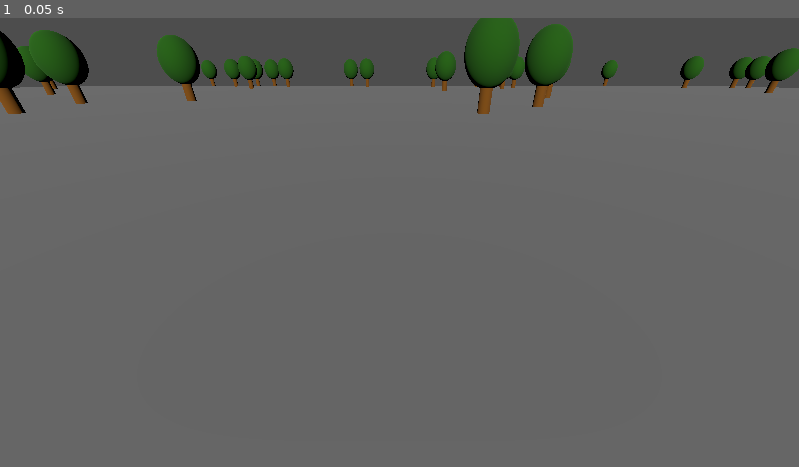
Above: before the commit, frame 1.
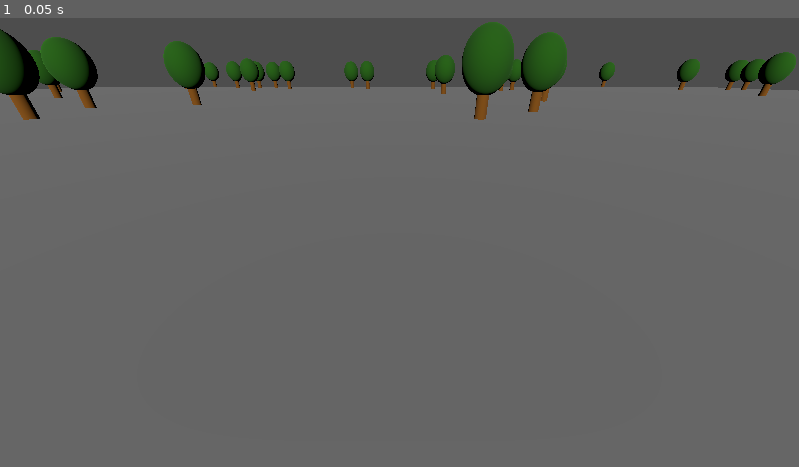
Above: after the commit, the same moment.

Repository: FablabMurat/GameJamMurat0324
Game: Godot game, scene res://terrain.tscn
The game is run twice, just before and just after one commit, with the same random seed, the same clock (stepped at 60 frames per second) and the same inputs.
Inputs:
- Up to frame 1 (0.05 s): no input

The runs differ from the first frame. In frame 1, 3.2% of the frame differs, in the area x 0-100%, y 0-23%.

Commit message:
Rotation cam par clic droit + d'arbres recul camera

Diff:
--- a/terrain.gd
+++ b/terrain.gd
@@ -2,6 +2,8 @@
 
 const NBSAPINS = 100
 const SapinScene = preload("res://sapin.tscn")
+
+var camrot = 0.0
 
 # Called when the node enters the scene tree for the first time.
 func _ready():
@@ -24,6 +26,12 @@
 	obs.position.z = z
 	add_child(obs)
 
+func _unhandled_input(event):
+	if event is InputEventMouseMotion:
+		if event.button_mask & (MOUSE_BUTTON_MASK_MIDDLE + MOUSE_BUTTON_MASK_RIGHT):
+			camrot += event.relative.x * 0.005
+			get_node("Center").set_rotation(Vector3(0, camrot, 0))
+			print("Camera3D Rotation: ", camrot)
 
 # Called every frame. 'delta' is the elapsed time since the previous frame.
 func _process(delta):
--- a/terrain.tscn
+++ b/terrain.tscn
@@ -22,7 +22,7 @@
 [node name="DirectionalLight3D" type="DirectionalLight3D" parent="."]
 transform = Transform3D(1, 0, 0, 0, 0.89061, 0.454768, 0, -0.454768, 0.89061, 0, 3.19616, 0)
 
-[node name="Marker3D" type="Marker3D" parent="."]
+[node name="Center" type="Marker3D" parent="."]
 
-[node name="Camera3D" type="Camera3D" parent="Marker3D"]
-transform = Transform3D(1, 0, 0, 0, 0.86845, 0.495777, 0, -0.495777, 0.86845, 0, 2.75121, 4.61947)
+[node name="Camera3D" type="Camera3D" parent="Center"]
+transform = Transform3D(1, 0, 0, 0, 0.86845, 0.495777, 0, -0.495777, 0.86845, 0, 3.27571, 5.4391)
